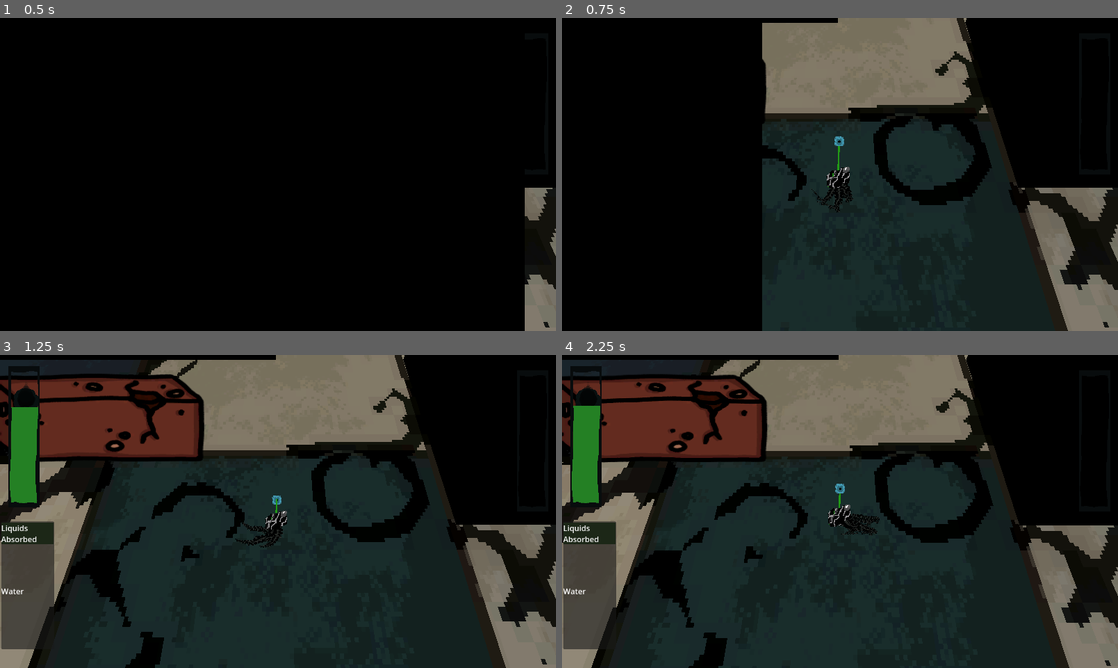
Above: before the commit, frames 1-4 (two rows, left to right).
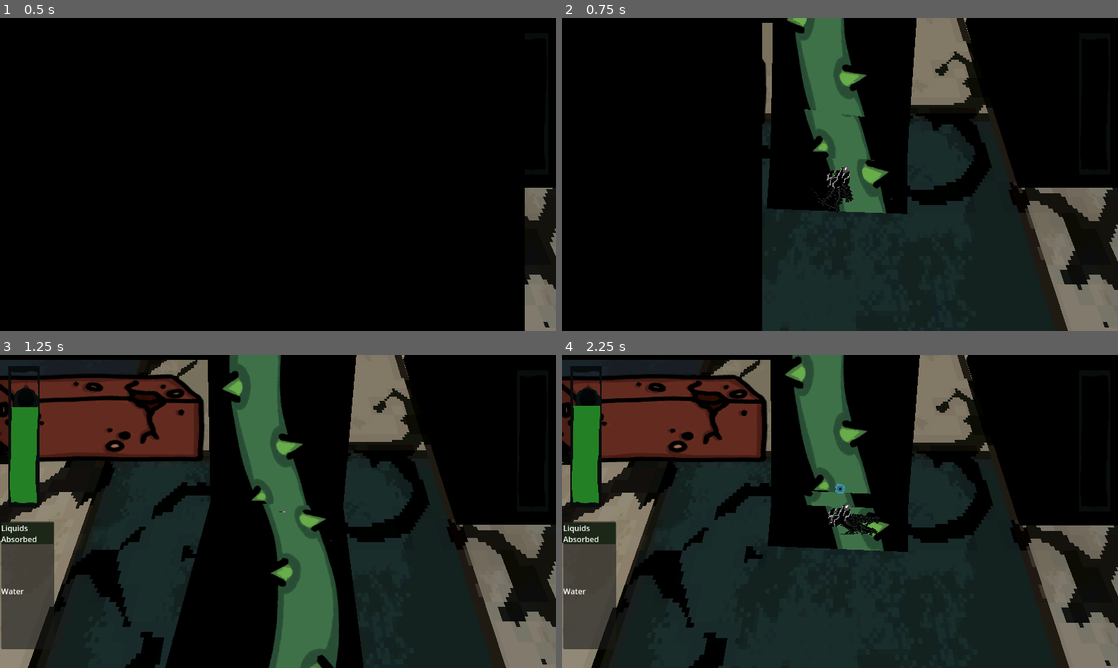
Above: after the commit, the same moments.

Repository: Area9579/Haustoria
Game: Godot game, scene res://Scenes/main.tscn
Two runs of this game, one before a commit and one after it. Both use one fixed random seed, a clock stepped at 60 frames per second and the inputs below.
Inputs (mouse positions are in pixels of both pictures, inside the frame that each line leads up to):
- Up to frame 1 (0.5 s): no input
- Up to frame 2 (0.75 s): tap Enter (ui_accept) at 0.5 s; move the mouse to (962, 158) at 0.52 s; hold Right (ui_right) from 0.53 s (still down); click (962, 158) at 0.6 s
- Up to frame 3 (1.25 s): keep holding Right (ui_right); tap Enter (ui_accept) at 0.77 s
- Up to frame 4 (2.25 s): move the mouse to (728, 527) at 1.27 s; release Right (ui_right) at 1.28 s; hold Down (ui_down) 1.28-2.03 s; click (728, 527) at 1.35 s; tap Enter (ui_accept) at 1.52 s; move the mouse to (895, 442) at 2.02 s; hold Right (ui_right) from 2.03 s (still down); click (895, 442) at 2.1 s

Frame 1 is identical in both runs. In frame 2, 14% of the frame differs, in the area x 36-64%, y 0-63%; in frame 3, 26%, in the area x 29-66%, y 0-100%; in frame 4, 14%.

Commit message:
Added a lot of objects and sprite replacements

Diff:
--- a/Scenes/level building/beer.tscn
+++ b/Scenes/level building/beer.tscn
@@ -19,6 +19,7 @@
 shape = SubResource("CapsuleShape3D_5ap5c")
 
 [node name="Sprite3D" type="Sprite3D" parent="."]
-transform = Transform3D(0.76101, 0, 0, 0, 0.76101, 0, 0, 0, 0.76101, 0, 0.61047, 0)
+transform = Transform3D(0.76101, 0, 0, 0, 0.76101, 0, 0, 0, 0.76101, 0, 0.31047, -1)
 billboard = 1
+render_priority = 7
 texture = ExtResource("1_1qm0i")
--- /dev/null
+++ b/Scenes/level building/book_2.tscn
@@ -0,0 +1,17 @@
+[gd_scene load_steps=3 format=3 uid="uid://c0uud21k7sg5f"]
+
+[ext_resource type="Texture2D" uid="uid://dy8hpq5pgtsb2" path="res://Assets/book2.png" id="1_xdxwt"]
+
+[sub_resource type="BoxShape3D" id="BoxShape3D_kkbsu"]
+size = Vector3(7.385, 2.945, 1.265)
+
+[node name="book2" type="StaticBody3D"]
+
+[node name="Sprite3D" type="Sprite3D" parent="."]
+transform = Transform3D(0.73, 0, 0, 0, 0.73, 0, 0, 0, 0.73, 0, 0, 0)
+billboard = 1
+render_priority = 7
+texture = ExtResource("1_xdxwt")
+
+[node name="CollisionShape3D" type="CollisionShape3D" parent="."]
+shape = SubResource("BoxShape3D_kkbsu")
--- /dev/null
+++ b/Scenes/level building/butt_paper.tscn
@@ -0,0 +1,17 @@
+[gd_scene load_steps=3 format=3 uid="uid://x6s66spjg4jh"]
+
+[ext_resource type="Texture2D" uid="uid://daqjulywugcr5" path="res://Assets/butt_paper.png" id="1_f565y"]
+
+[sub_resource type="BoxShape3D" id="BoxShape3D_181gr"]
+size = Vector3(2.35, 2.48, 1.12)
+
+[node name="butt_paper" type="StaticBody3D"]
+
+[node name="CollisionShape3D" type="CollisionShape3D" parent="."]
+shape = SubResource("BoxShape3D_181gr")
+
+[node name="Sprite3D" type="Sprite3D" parent="."]
+transform = Transform3D(0.455, 0, 0, 0, 0.455, 0, 0, 0, 0.455, 0.21, 0, 0)
+billboard = 1
+render_priority = 7
+texture = ExtResource("1_f565y")
--- /dev/null
+++ b/Scenes/level building/rock_2.tscn
@@ -0,0 +1,17 @@
+[gd_scene load_steps=3 format=3 uid="uid://c4xhs8e5pwah5"]
+
+[ext_resource type="Texture2D" uid="uid://bpwmbai70pdsx" path="res://Assets/rock2.png" id="1_tgy4k"]
+
+[sub_resource type="BoxShape3D" id="BoxShape3D_ptwwl"]
+size = Vector3(8.96, 3.845, 1.78)
+
+[node name="rock_2_1" type="StaticBody3D"]
+
+[node name="Sprite3D" type="Sprite3D" parent="."]
+billboard = 1
+render_priority = 7
+texture = ExtResource("1_tgy4k")
+
+[node name="CollisionShape3D" type="CollisionShape3D" parent="."]
+transform = Transform3D(1, 0, 0, 0, 1, 0, 0, 0, 1, -0.6, 0, 0)
+shape = SubResource("BoxShape3D_ptwwl")
--- /dev/null
+++ b/Scenes/level building/rock_3.tscn
@@ -0,0 +1,17 @@
+[gd_scene load_steps=3 format=3 uid="uid://bxiybtc2u2iji"]
+
+[ext_resource type="Texture2D" uid="uid://cc7rsw4aqwfmy" path="res://Assets/rock3.png" id="1_q8lj1"]
+
+[sub_resource type="BoxShape3D" id="BoxShape3D_tsvku"]
+size = Vector3(6.021, 3.46, 1.18)
+
+[node name="rock_3" type="StaticBody3D"]
+
+[node name="CollisionShape3D" type="CollisionShape3D" parent="."]
+transform = Transform3D(1, 0, 0, 0, 1, 0, 0, 0, 1, -1.3, 0, 0)
+shape = SubResource("BoxShape3D_tsvku")
+
+[node name="Sprite3D" type="Sprite3D" parent="."]
+billboard = 1
+render_priority = 7
+texture = ExtResource("1_q8lj1")
--- a/Scenes/main.tscn
+++ b/Scenes/main.tscn
@@ -19,6 +19,10 @@
 [ext_resource type="PackedScene" uid="uid://dthcmdg2t6jf8" path="res://Scenes/level building/rock.tscn" id="16_1il5i"]
 [ext_resource type="PackedScene" uid="uid://bkvmv4bqlvhd7" path="res://Scenes/level building/box.tscn" id="17_f46fd"]
 [ext_resource type="PackedScene" uid="uid://dswm0tyixh67o" path="res://Scenes/level building/book.tscn" id="17_hyl8x"]
+[ext_resource type="PackedScene" uid="uid://c4xhs8e5pwah5" path="res://Scenes/level building/rock_2.tscn" id="18_0ucsk"]
+[ext_resource type="PackedScene" uid="uid://bxiybtc2u2iji" path="res://Scenes/level building/rock_3.tscn" id="19_bo7o4"]
+[ext_resource type="PackedScene" uid="uid://c0uud21k7sg5f" path="res://Scenes/level building/book_2.tscn" id="20_lsttn"]
+[ext_resource type="PackedScene" uid="uid://x6s66spjg4jh" path="res://Scenes/level building/butt_paper.tscn" id="21_dxlua"]
 
 [sub_resource type="NavigationMesh" id="NavigationMesh_qfgaq"]
 vertices = PackedVector3Array(-50.466, 99.285, 49.75, -49.716, 99.285, 49.75, -49.716, 99.285, -49, -50.466, 99.285, -4 …(569 unchanged characters)…
@@ -28,7 +32,7 @@
 agent_radius = 0.2
 
 [sub_resource type="BoxShape3D" id="BoxShape3D_o8gs5"]
-size = Vector3(75, 1, 75)
+size = Vector3(100, 1, 100)
 
 [sub_resource type="StandardMaterial3D" id="StandardMaterial3D_gxsjk"]
 albedo_color = Color(0.517184, 0.517184, 0.517184, 1)
@@ -243,9 +247,6 @@
 [node name="MeshInstance3D" type="MeshInstance3D" parent="NavigationRegion3D/BIGWALL/CollisionShape3D27"]
 mesh = SubResource("BoxMesh_6h3sb")
 
-[node name="Board" parent="NavigationRegion3D" instance=ExtResource("3_citfc")]
-transform = Transform3D(1, 0, 0, 0, 1, 0, 0, 0, 1, 26, -0.5, -13)
-
 [node name="Board4" parent="NavigationRegion3D" instance=ExtResource("3_citfc")]
 transform = Transform3D(1, 0, 0, 0, 1, 0, 0, 0, 1, 15.4388, -0.5, 16)
 
@@ -255,12 +256,6 @@
 [node name="Board7" parent="NavigationRegion3D" instance=ExtResource("3_citfc")]
 transform = Transform3D(1, 0, 0, 0, 1, 0, 0, 0, 1, 9, -0.5, 22)
 
-[node name="Board2" parent="NavigationRegion3D" instance=ExtResource("3_citfc")]
-transform = Transform3D(1, 0, 0, 0, 1, 0, 0, 0, 1, 28.1226, -0.5, -20)
-
-[node name="Brick" parent="NavigationRegion3D" instance=ExtResource("2_6bhao")]
-transform = Transform3D(1, 0, 0, 0, 1, 0, 0, 0, 1, 35, -0.5, -17)
-
 [node name="Brick7" parent="NavigationRegion3D" instance=ExtResource("2_6bhao")]
 transform = Transform3D(1, 0, 0, 0, 1, 0, 0, 0, 1, 15, -0.5, 11)
 
@@ -272,9 +267,6 @@
 
 [node name="Brick10" parent="NavigationRegion3D" instance=ExtResource("2_6bhao")]
 transform = Transform3D(1, 0, 0, 0, 1, 0, 0, 0, 1, 2, -0.5, 18)
-
-[node name="Brick2" parent="NavigationRegion3D" instance=ExtResource("2_6bhao")]
-transform = Transform3D(1, 0, 0, 0, 1, 0, 0, 0, 1, 32, -0.5, -10)
 
 [node name="Brick13" parent="NavigationRegion3D" instance=ExtResource("2_6bhao")]
 transform = Transform3D(1, 0, 0, 0, 1, 0, 0, 0, 1, -6, -0.5, -4)
@@ -425,6 +417,9 @@
 [node name="rock2" parent="NavigationRegion3D" instance=ExtResource("16_1il5i")]
 transform = Transform3D(1, 0, 0, 0, 1, 0, 0, 0, 1, 27, 0, -36)
 
+[node name="rock5" parent="NavigationRegion3D" instance=ExtResource("16_1il5i")]
+transform = Transform3D(1, 0, 0, 0, 1, 0, 0, 0, 1, 27, 0, -9)
+
 [node name="rock3" parent="NavigationRegion3D" instance=ExtResource("16_1il5i")]
 transform = Transform3D(1, 0, 0, 0, 1, 0, 0, 0, 1, 16, 0, -9)
 
@@ -460,6 +455,42 @@
 
 [node name="Brush4" parent="NavigationRegion3D" instance=ExtResource("17_hyl8x")]
 transform = Transform3D(1, 0, 0, 0, 1, 0, 0, 0, 1, -25, 0, 5)
+
+[node name="rock_2_1" parent="NavigationRegion3D" instance=ExtResource("18_0ucsk")]
+transform = Transform3D(1, 0, 0, 0, 1, 0, 0, 0, 1, 31.3047, 0, -34.551)
+
+[node name="rock_2_3" parent="NavigationRegion3D" instance=ExtResource("18_0ucsk")]
+transform = Transform3D(1, 0, 0, 0, 1, 0, 0, 0, 1, 25.3047, 0, -21.551)
+
+[node name="rock_2_4" parent="NavigationRegion3D" instance=ExtResource("18_0ucsk")]
+transform = Transform3D(1, 0, 0, 0, 1, 0, 0, 0, 1, 36.3047, 0, -17.551)
+
+[node name="rock_2_2" parent="NavigationRegion3D" instance=ExtResource("18_0ucsk")]
+transform = Transform3D(1, 0, 0, 0, 1, 0, 0, 0, 1, 29.3047, 0, -10.551)
+
+[node name="rock_3" parent="NavigationRegion3D" instance=ExtResource("19_bo7o4")]
+transform = Transform3D(1, 0, 0, 0, 1, 0, 0, 0, 1, 36, 0, -9)
+
+[node name="rock_4" parent="NavigationRegion3D" instance=ExtResource("19_bo7o4")]
+transform = Transform3D(1, 0, 0, 0, 1, 0, 0, 0, 1, 36, 0, -17)
+
+[node name="rock_5" parent="NavigationRegion3D" instance=ExtResource("19_bo7o4")]
+transform = Transform3D(1, 0, 0, 0, 1, 0, 0, 0, 1, 28, 0, -23)
+
+[node name="rock_6" parent="NavigationRegion3D" instance=ExtResource("19_bo7o4")]
+transform = Transform3D(1, 0, 0, 0, 1, 0, 0, 0, 1, 38, 0, -29)
+
+[node name="book2" parent="NavigationRegion3D" instance=ExtResource("20_lsttn")]
+transform = Transform3D(1, 0, 0, 0, 1, 0, 0, 0, 1, -32, -0.5, 7)
+
+[node name="book3" parent="NavigationRegion3D" instance=ExtResource("20_lsttn")]
+transform = Transform3D(1, 0, 0, 0, 1, 0, 0, 0, 1, -24, -0.5, -6)
+
+[node name="butt_paper" parent="NavigationRegion3D" instance=ExtResource("21_dxlua")]
+transform = Transform3D(1, 0, 0, 0, 1, 0, 0, 0, 1, 36, 0, 4)
+
+[node name="butt_paper2" parent="NavigationRegion3D" instance=ExtResource("21_dxlua")]
+transform = Transform3D(1, 0, 0, 0, 1, 0, 0, 0, 1, -13, 0, 4)
 
 [node name="Player" parent="." instance=ExtResource("7_m2bmv")]
 
@@ -477,7 +508,7 @@
 transform = Transform3D(1, 0, 0, 0, 1, 0, 0, 0, 1, -29.488, -0.374426, -0.53276)
 
 [node name="Trap2" parent="." instance=ExtResource("8_l15q6")]
-transform = Transform3D(1, 0, 0, 0, 1, 0, 0, 0, 1, -15.8835, -0.5734, 2.31393)
+transform = Transform3D(1, 0, 0, 0, 1, 0, 0, 0, 1, 4.1165, -0.5734, -29.6861)
 
 [node name="Poison2" parent="." instance=ExtResource("5_6xnfu")]
 transform = Transform3D(1, 0, 0, 0, 1, 0, 0, 0, 1, 29.8848, -0.559516, 11.237)
Binary file added: Assets/book2.png
Not shown, added: Assets/book2.png.import
Binary file added: Assets/bush.png
Not shown, added: Assets/bush.png.import
Binary file added: Assets/butt_paper.png
Not shown, added: Assets/butt_paper.png.import
Binary file added: Assets/d o o r/door1.png
Not shown, added: Assets/d o o r/door1.png.import
Binary file added: Assets/d o o r/door2.png
Not shown, added: Assets/d o o r/door2.png.import
Binary file added: Assets/d o o r/door3.png
Not shown, added: Assets/d o o r/door3.png.import
(and 6 more such lines)
